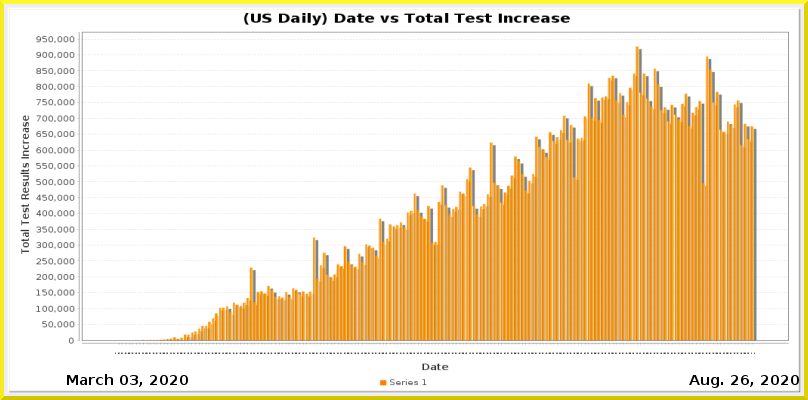
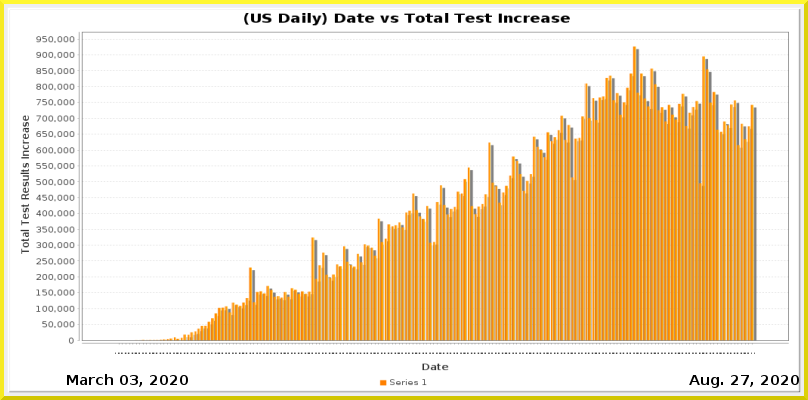
Before/after of a 808×400 layered artwork. What changed in the layer stack:
painted on "Current Date" over [741, 375, 749, 385]
painted on "Date_vs_TestIncrease.png" over [129, 46, 757, 354]
